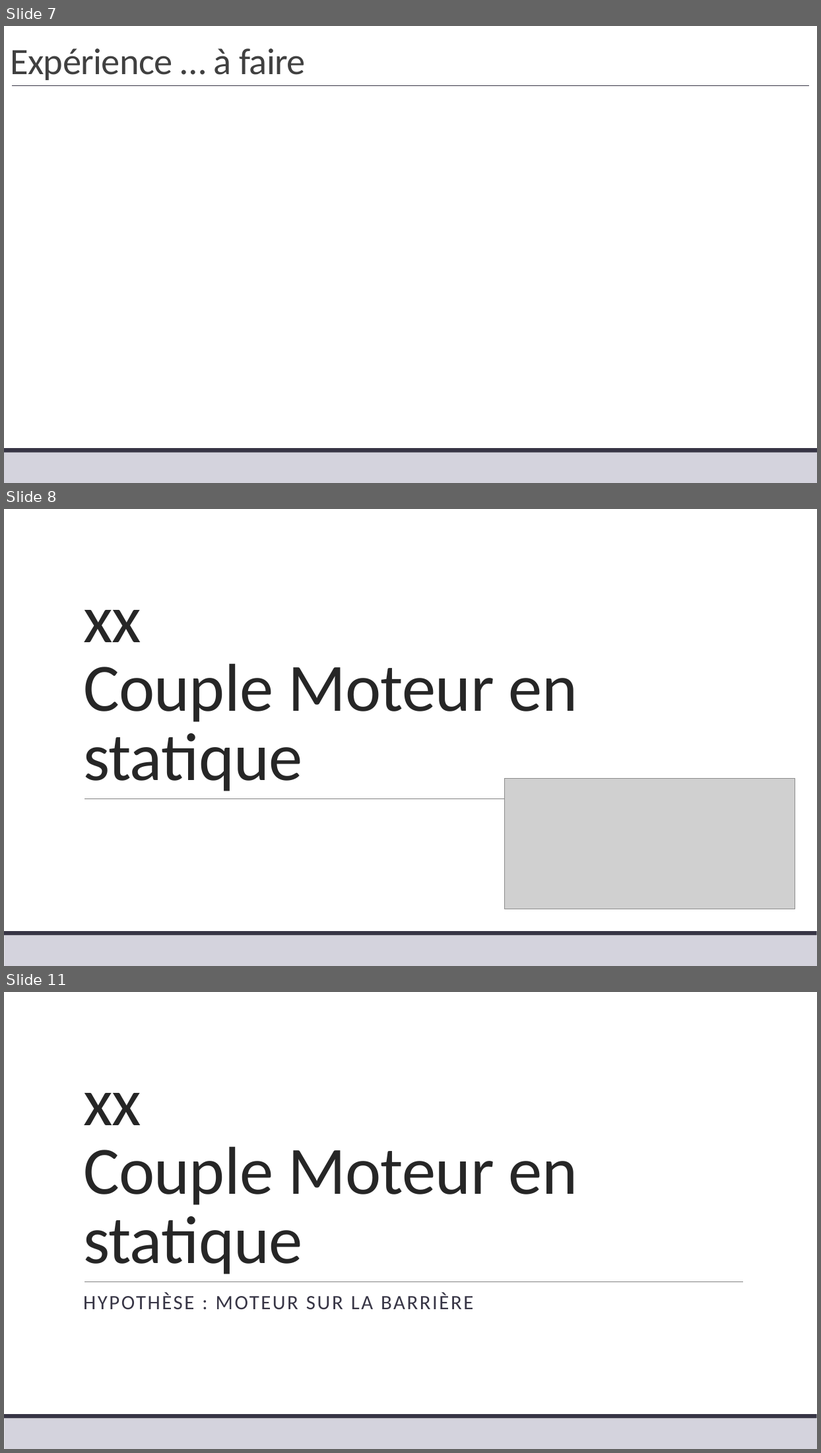
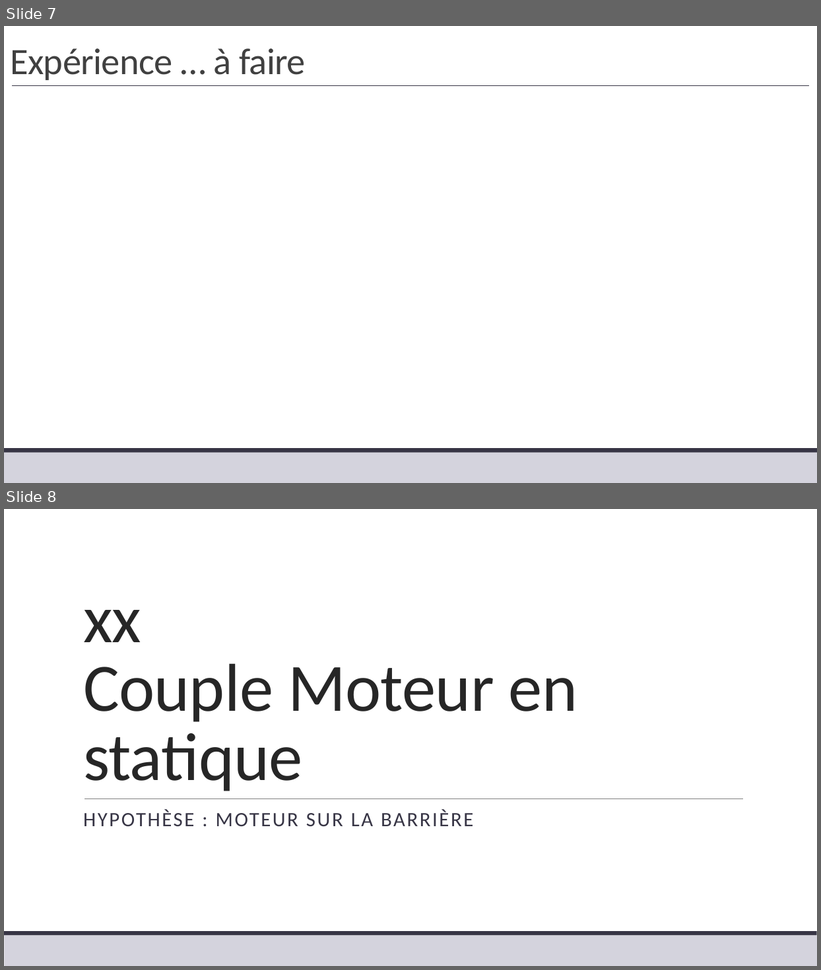
Before and after one commit to xpessoles/TP_Corriges, a slide deck: 19_Sympact/19_Sympact_Corrige.pptx. Shown one above the other, each under a label of ours: slides 7, 8 and 11 before the commit, slides 7 and 8 after it; the slides between them are not shown. The pictures are 821x1453 and 821x970 pixels, drawn with LibreOffice and Linux fonts; fonts in the diff are those of the drawing; grey boxes stand for pictures. Boxes give left, top, right and bottom in pixels: in the first picture for what was removed or moved away, otherwise in the second. Text is boxed around its words. In the diff, an @@ line names an element or a change of style, - is before the commit and + after.

```diff
--- a/19_Sympact/19_Sympact_Corrige.pptx
+++ b/19_Sympact/19_Sympact_Corrige.pptx
@@ slide 8 removed at <box>4,509,817,966</box>, background #FFFFFF; not listed: 3 template elements that a slide beside it also shows @@
@@ title removed at <box>83,610,578,791</box> @@
-xx
-Couple Moteur en statique
@@ picture removed at <box>505,779,795,909</box> @@
@@ what was slide 11 is now slide 8 @@
```
Also in this commit, not shown: 2 slides added, 2 other slides removed.
